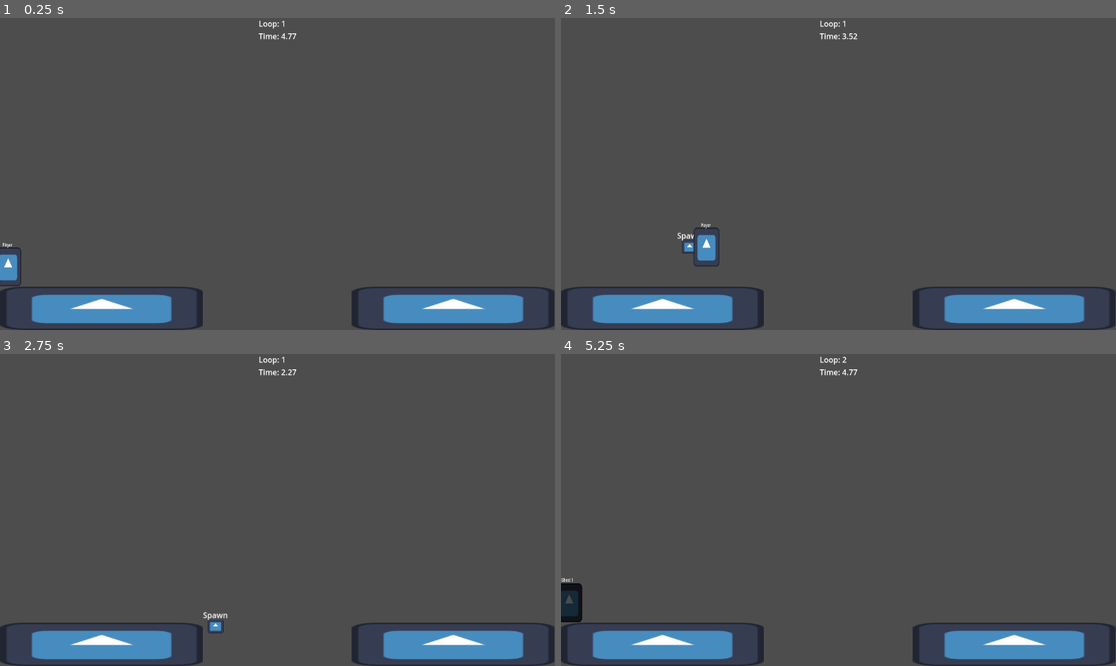
Above: before the commit, frames 1-4 (two rows, left to right).
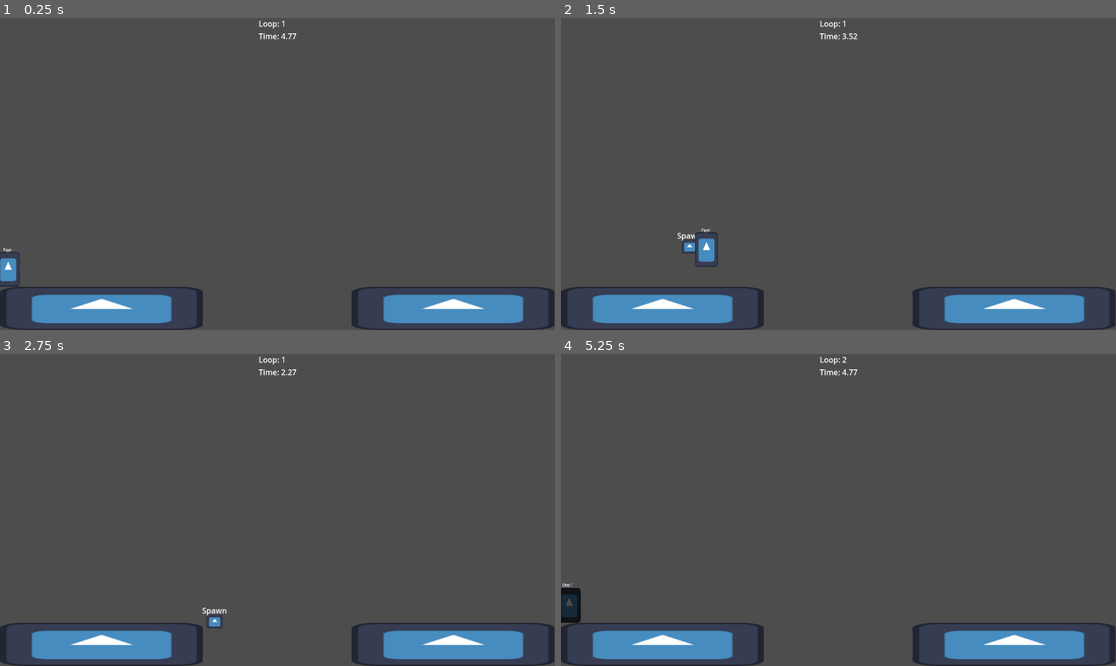
Above: after the commit, the same moments.

Repository: MrDreamhost/gmtk-jam-2025
Game: Godot game, scene res://game/main.tscn
Same seed, same stepped clock (60 frames per second), same inputs: the game is played once before the commit and once after it. The engine's default icon, where the game draws it, is replaced by a stand-in: a white triangle on a blue panel in a dark square.
Inputs:
- Up to frame 1 (0.25 s): no input
- Up to frame 2 (1.5 s): hold D (player_right) from 0.53 s (still down); tap Shift (set_spawn_point) at 0.6, 1.35 s; tap Space (player_jump) at 0.77 s
- Up to frame 3 (2.75 s): tap Space (player_jump) at 1.52 s; release D (player_right) at 2.03 s; hold A (player_left) from 2.03 s (still down); tap Shift (set_spawn_point) at 2.1 s
- Up to frame 4 (5.25 s): release A (player_left) at 2.78 s; hold D (player_right) 2.78-4.28 s; tap Shift (set_spawn_point) every 0.75 s from 2.85 to 5.1 s; tap Space (player_jump) at 3.02, 3.77, 4.52 s; hold A (player_left) 4.28-5.03 s; hold D (player_right) from 5.03 s (still down)

The runs differ from the first frame. In frame 1, 0.2% of the frame differs, in the area x 0-4%, y 71-87%; in frame 2, 0.3%, in the area x 23-29%, y 65-80%; in frame 3, 0.2%; in frame 4, 0.2%.

Commit message:
Changed collision shape of player

Diff:
--- a/loop_system/player_ghost.tscn
+++ b/loop_system/player_ghost.tscn
@@ -3,9 +3,8 @@
 [ext_resource type="Script" uid="uid://78kkvrlap4le" path="res://loop_system/player_ghost.gd" id="1_344kn"]
 [ext_resource type="Texture2D" uid="uid://bjwnao17x8v8x" path="res://assets/sprites/icon.svg" id="2_ymobc"]
 
-[sub_resource type="CapsuleShape2D" id="CapsuleShape2D_ymobc"]
-radius = 26.0
-height = 80.0
+[sub_resource type="RectangleShape2D" id="RectangleShape2D_ymobc"]
+size = Vector2(48, 72)
 
 [node name="PlayerGhost" type="CharacterBody2D"]
 collision_mask = 0
@@ -13,8 +12,8 @@
 
 [node name="Sprite2D" type="Sprite2D" parent="."]
 self_modulate = Color(0.295867, 0.295866, 0.295866, 1)
-position = Vector2(0, -41)
-scale = Vector2(0.421875, 0.632813)
+position = Vector2(0, -36)
+scale = Vector2(0.375, 0.563)
 texture = ExtResource("2_ymobc")
 
 [node name="Label" type="Label" parent="Sprite2D"]
@@ -31,5 +30,5 @@
 metadata/_edit_use_anchors_ = true
 
 [node name="CollisionShape2D" type="CollisionShape2D" parent="."]
-position = Vector2(0, -40)
-shape = SubResource("CapsuleShape2D_ymobc")
+position = Vector2(0, -36)
+shape = SubResource("RectangleShape2D_ymobc")
--- a/player/player.tscn
+++ b/player/player.tscn
@@ -3,9 +3,8 @@
 [ext_resource type="Script" uid="uid://d3p7qm8m2omtf" path="res://player/player.gd" id="1_rkbax"]
 [ext_resource type="Texture2D" uid="uid://bjwnao17x8v8x" path="res://assets/sprites/icon.svg" id="2_g1dw6"]
 
-[sub_resource type="CapsuleShape2D" id="CapsuleShape2D_yw30f"]
-radius = 26.0
-height = 80.0
+[sub_resource type="RectangleShape2D" id="RectangleShape2D_rkbax"]
+size = Vector2(48, 72)
 
 [node name="Player" type="CharacterBody2D"]
 platform_on_leave = 1
@@ -13,8 +12,8 @@
 script = ExtResource("1_rkbax")
 
 [node name="Sprite2D" type="Sprite2D" parent="."]
-position = Vector2(0, -41)
-scale = Vector2(0.421875, 0.632813)
+position = Vector2(0, -36)
+scale = Vector2(0.375, 0.563)
 texture = ExtResource("2_g1dw6")
 
 [node name="Label" type="Label" parent="Sprite2D"]
@@ -26,5 +25,5 @@
 metadata/_edit_use_anchors_ = true
 
 [node name="CollisionShape2D" type="CollisionShape2D" parent="."]
-position = Vector2(0, -40)
-shape = SubResource("CapsuleShape2D_yw30f")
+position = Vector2(0, -36)
+shape = SubResource("RectangleShape2D_rkbax")
